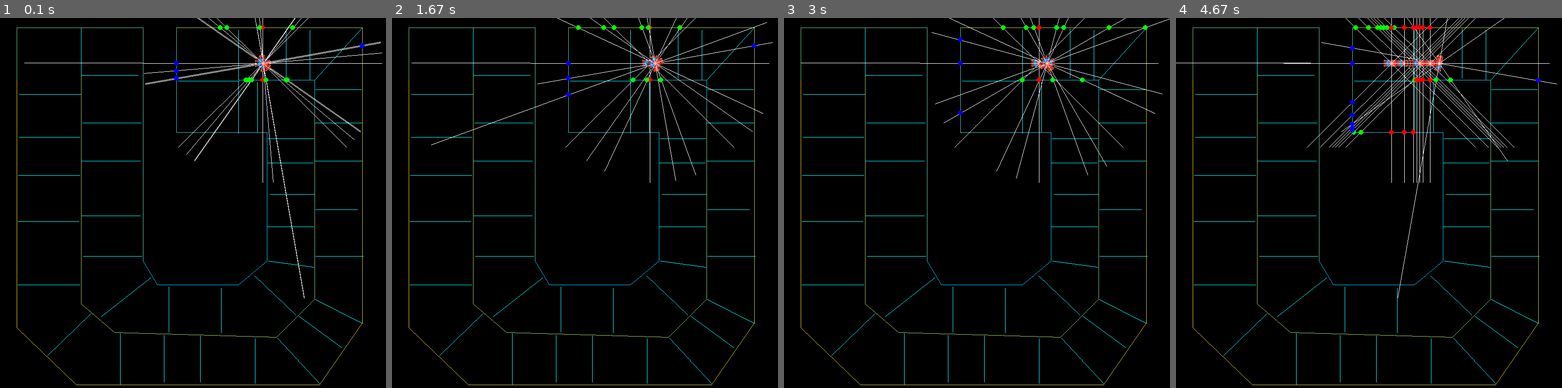
Above: before the commit, frames 1-4 (left to right).
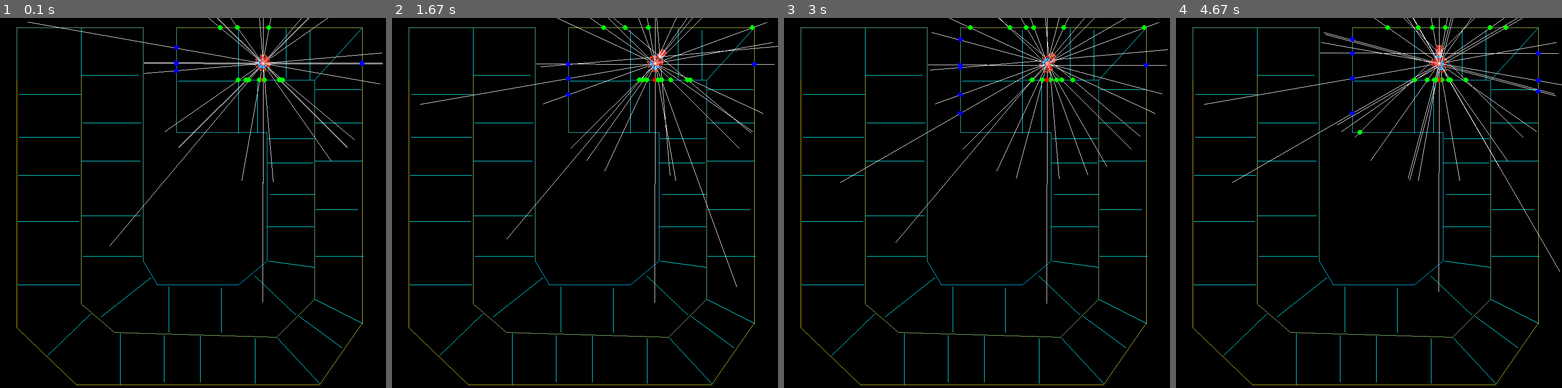
Above: after the commit, the same moments.

Repository: techwithtim/Pygame-Car-Racer
Game: pygame game, started from tutorial2-code/main.py
Two runs of this game, one before a commit and one after it. Both use one fixed random seed, a clock stepped at 60 frames per second and the inputs below.
Inputs:
- Up to frame 1 (0.1 s): no input
- Up to frame 2 (1.67 s): no input
- Up to frame 3 (3 s): no input
- Up to frame 4 (4.67 s): no input

The runs differ from the first frame. In frame 1, 1.4% of the frame differs, in the area x 6-100%, y 0-77%; in frame 2, 1.2%; in frame 3, 1.1%; in frame 4, 2.6%, in the area x 0-100%, y 0-76%.

Commit message:
star over again
a few hours of work are gone

Diff:
--- a/tutorial2-code/AbstractCar.py
+++ b/tutorial2-code/AbstractCar.py
@@ -13,10 +13,11 @@
         self.max_vel = _max_vel
         self.vel = 0
         self.rotation_vel = _rotation_vel
-        self.angle = 90
+        self.angle = 180
         self.x, self.y = self.START_POS
         self.acceleration = 0.1
         self.score = 0
+        self.rounds_completed = 0
         self.index_of_bonus_line = 0
         self.next_bonus_line = settings.BONUS_LINES[self.index_of_bonus_line]
         self.sensors = []
@@ -188,7 +189,7 @@
     START_POS = (544, 78)
 
     def reduce_speed(self):
-        self.vel = max(self.vel - self.acceleration / 2, 0)
+        self.vel = max(self.vel - self.acceleration * 0.1, 0)
         self.move()
 
     def bounce(self):
--- a/tutorial2-code/model.csv
+++ b/tutorial2-code/model.csv
@@ -1286,3 +1286,31 @@
 -1.327945400574119583e+00,-2.493440180306129850e-01,4.104963305110321814e-01,-8.655339997727817813e-02
 # Layer 1 Bias
 -3.551207274661367652e-01,1.173455647923147716e+00,-4.167822582303017387e-01,-5.853577816013835200e-01
+# Input Layer Weights
+6.584985114529526840e-01,5.749524601403792623e-01,1.427777629079587385e-01,-9.463240935969994272e-01,1.336523631542030133e+00,-3.350627779009781593e-01
+-6.135682293384459030e-01,-5.173383335445654874e-01,1.172317696099457018e+00,-3.802841218001110635e-01,-1.530026179826184940e-01,-3.982503188505903680e-01
+2.566796601923361787e-01,-1.004795774963655353e+00,-7.437706788863612806e-01,-4.908138884769482346e-01,1.571404981582333327e-02,8.423370242798400298e-01
+-3.912340023581278858e-01,-6.929257018262550138e-01,4.877452744240038940e-01,5.444040140329357014e-01,4.021324514521280591e-01,1.409601345118776994e+00
+# Input Layer Bias
+6.626237176979749011e-01,-5.551481238258682005e-01,-3.032838669271984422e-01,2.403176970712604388e-01
+# Layer 1 Weights
+7.959162688174684641e-01,6.745924988888570839e-01,5.908225661270236628e-01,1.400070114396430032e-01
+-1.286727183898702886e+00,-7.414300821444708145e-02,4.367298493380291635e-01,4.051944226315183917e-01
+3.500628566866385571e-01,-1.651669922374801036e-01,-1.110043178632924565e+00,-1.199670392046189082e+00
+-1.025917678751836037e+00,-1.294936906461451986e+00,-9.707045110504178842e-01,8.443678772568572466e-01
+# Layer 1 Bias
+1.809054087567500968e-01,-5.992231053902880022e-01,1.061670094854282542e+00,6.915194832068238817e-02
+# Input Layer Weights
+-1.153452009957693092e-01,2.842773993870003069e-01,5.490539962437398502e-01,-6.254121663271453579e-01,4.405040131075757537e-02,-2.338432768315695520e-01
+-2.563843978377491339e-01,7.454116808714695841e-01,2.594694859738104209e-01,-6.052769519420584388e-01,2.130009393443027532e-01,5.729835097085043127e-01
+1.825454649348178804e-01,-8.052917442872953302e-02,-4.662170764540278789e-01,-1.533660415716750491e-01,7.397780670654577895e-01,-7.521554869839925939e-01
+-4.575453842183447861e-01,5.566873325840452358e-01,6.568661980199587136e-01,-9.079081957182287832e-01,-9.065892753734513532e-01,6.209612415587779655e-01
+# Input Layer Bias
+-2.295306300353948115e-01,-9.409409063775102666e-01,8.367898637968056441e-01,-9.463967173636046726e-03
+# Layer 1 Weights
+-7.708854200855809191e-01,5.662135029193439140e-01,8.060154156195212805e-01,5.774565767787694925e-01
+9.413186211814633664e-01,-5.176462338052267853e-01,7.932927729279629081e-03,6.848637276965416909e-01
+2.920543542773194057e-01,-2.541836347162452353e-02,-8.813395860092562151e-01,7.770885897691278688e-01
+-7.862009212150998794e-01,-5.739374768602095722e-01,5.409593817531481719e-01,-2.589396145280443706e-01
+# Layer 1 Bias
+1.746816477881867613e-01,4.521239049850031555e-01,-1.700691627619146384e-01,1.490513327170669422e-01
